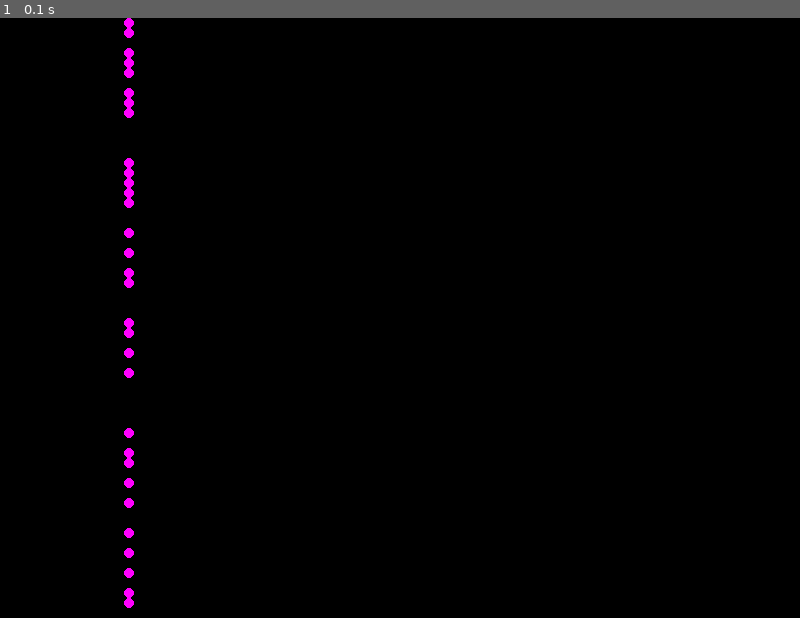
Above: before the commit, frame 1.
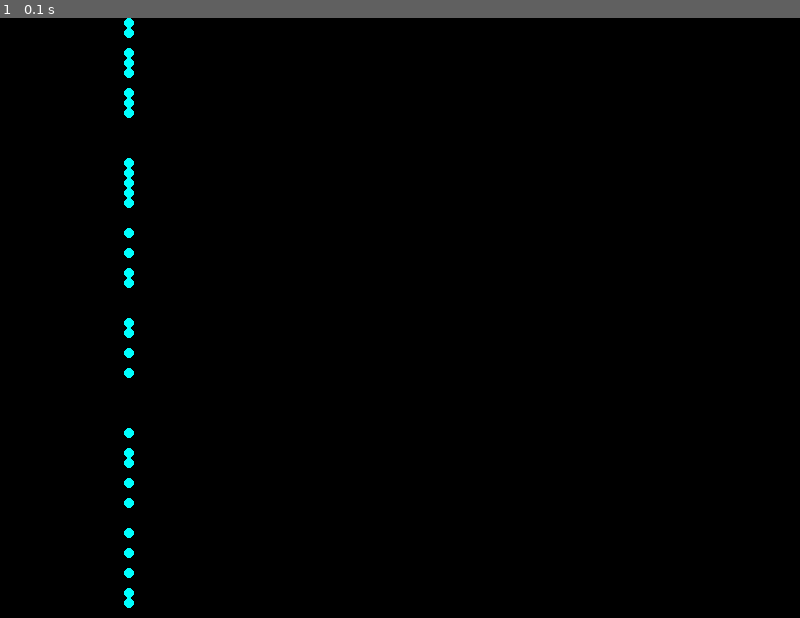
Above: after the commit, the same moment.

Repository: DeVitoC/ConwaysGameOfLifeInPygame
Game: pygame game, started from PygameCGOL/GameOfLife.py
Two runs of this game, one before a commit and one after it. Both use one fixed random seed, a clock stepped at 60 frames per second and the inputs below.
Inputs:
- Up to frame 1 (0.1 s): no input

The runs differ from the first frame. In frame 1, 0.5% of the frame differs, in the area x 15-17%, y 0-99%.

Commit message:
Added option to press p to toggle between play and pause and stubbed out option to press r to start over with a randomized board.

Diff:
--- a/PygameCGOL/GameOfLife.py
+++ b/PygameCGOL/GameOfLife.py
@@ -3,7 +3,7 @@
 import random
 
 class GameOfLife:
-	def __init__(self, screen_width=800, screen_height=600, cell_size=10, alive_color=(255, 0, 255), dead_color=(0, 0, 0)):
+	def __init__(self, screen_width=800, screen_height=600, cell_size=10, alive_color=(0, 255, 255), dead_color=(0, 0, 0)):
 		self.cell_size = cell_size
 		self.alive_color = alive_color
 		self.dead_color = dead_color
@@ -11,6 +11,8 @@
 		self.num_cols = screen_width // cell_size
 		self.num_rows = screen_height // cell_size
 		self.game_board = []
+
+		self.is_paused = False
 
 		self.setup_game_board()
 		self.set_board()
@@ -62,6 +64,8 @@
 		while True:
 			# needs to recognize a command to quit and when the app window is closed
 			self.handle_events()
+			if self.is_paused:
+				continue
 			self.draw_board()
 
 	def handle_events(self):
@@ -74,6 +78,10 @@
 				# user can press "q" to quit
 				if event.unicode == 'q':
 					sys.exit()
+				elif event.unicode == 'p':
+					self.is_paused = not self.is_paused
+				elif event.unicode == 'r':
+					print("this will call a method to start over with a random board - to be written still")
 
 
 if __name__ == '__main__':
